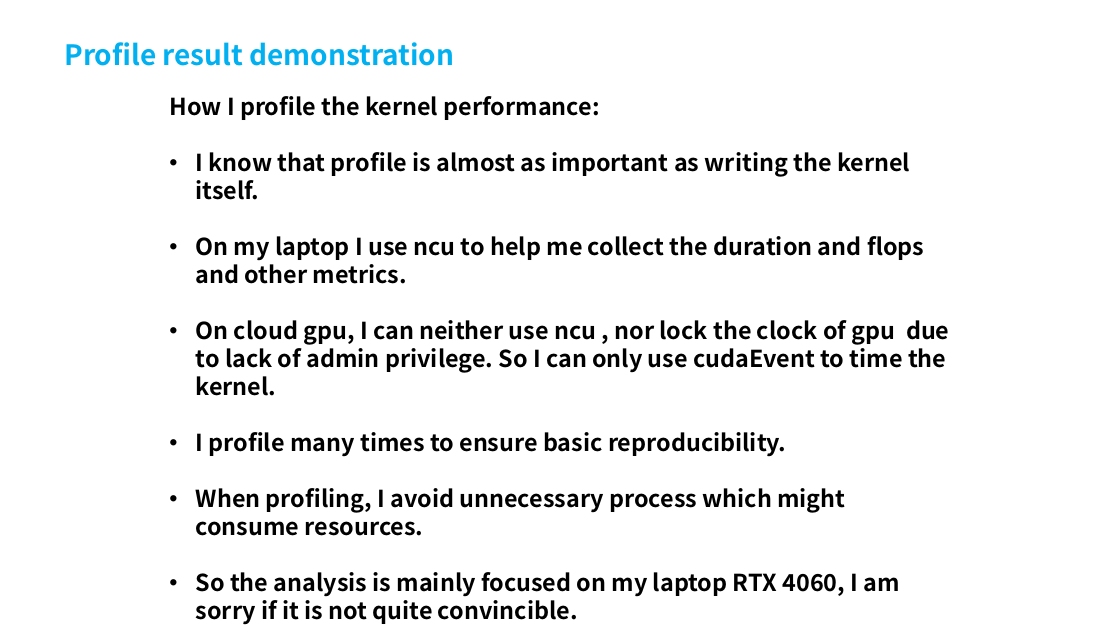
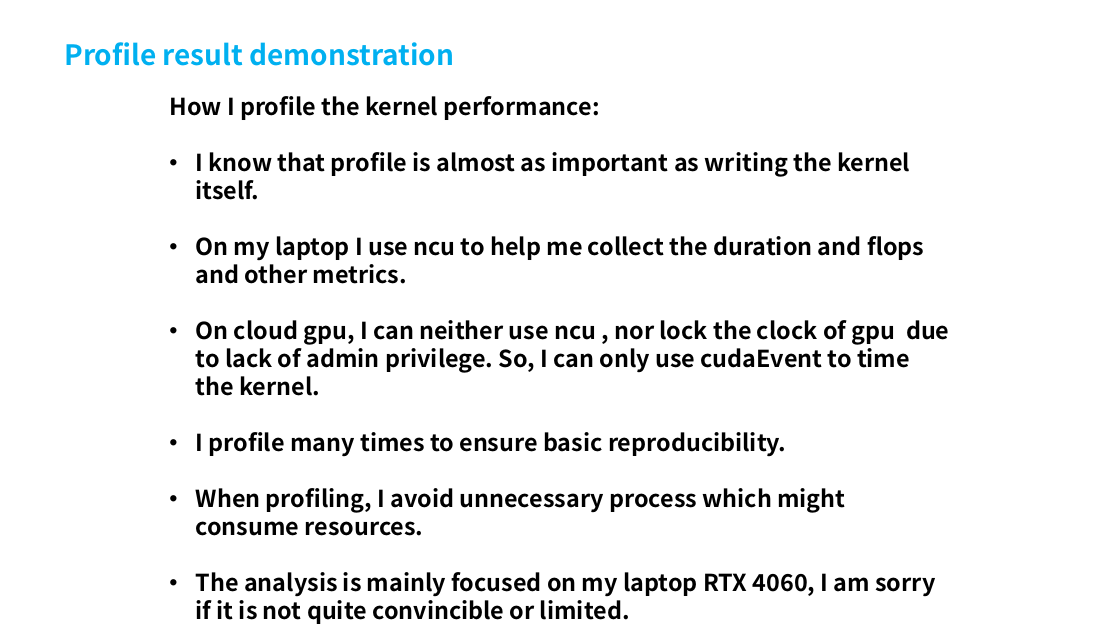
Before and after one commit to InhabitancyCocoon/feather_gemm, a slide deck: slide 4 of docs/presentation.pptx. Drawn at 1120x630 pixels with LibreOffice and Linux fonts; fonts in the diff are those of the drawing. Boxes give left, top, right and bottom in pixels: in the first picture for what was removed or moved away, otherwise in the second. Text is boxed around its words. In the diff, an @@ line names an element or a change of style, - is before the commit and + after.

Commit message:
add presentation pptx

```diff
--- a/docs/presentation.pptx
+++ b/docs/presentation.pptx
@@ text at (x1=196, y1=320, x2=949, y2=396): text changed @@
-• On cloud gpu, I can neither use ncu , nor lock the clock of gpu due to lack of admin privilege. So I can only use cudaEvent to time the kernel.
+• On cloud gpu, I can neither use ncu , nor lock the clock of gpu due to lack of admin privilege. So, I can only use cudaEvent to time the kernel.
@@ text at (x1=196, y1=572, x2=935, y2=624): text changed @@
-• So the analysis is mainly focused on my laptop RTX 4060, I am sorry if it is not quite convincible.
+• The analysis is mainly focused on my laptop RTX 4060, I am sorry if it is not quite convincible or limited.
```
Also in this commit, not shown: 5 other slides changed, 41 slides added, 5 slides removed.
